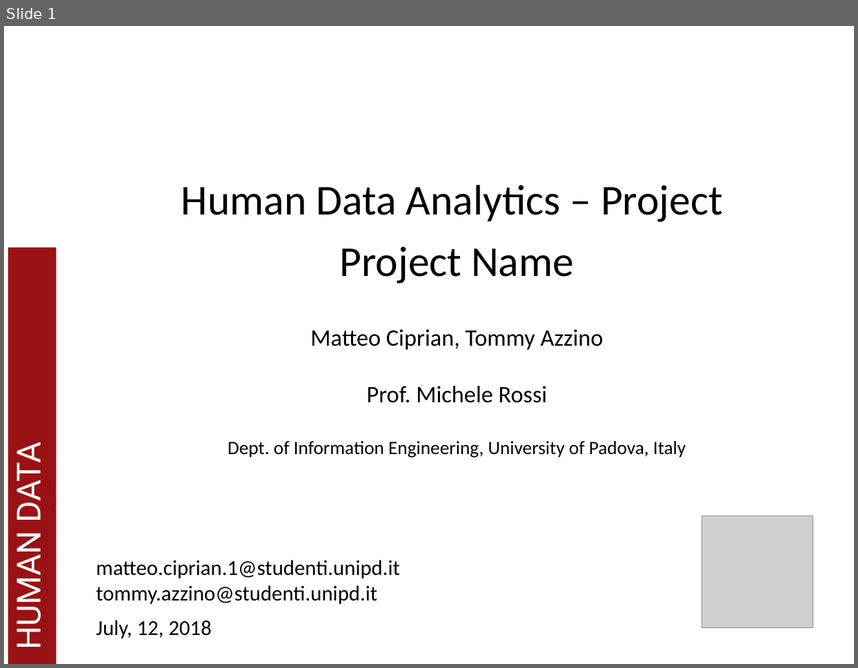
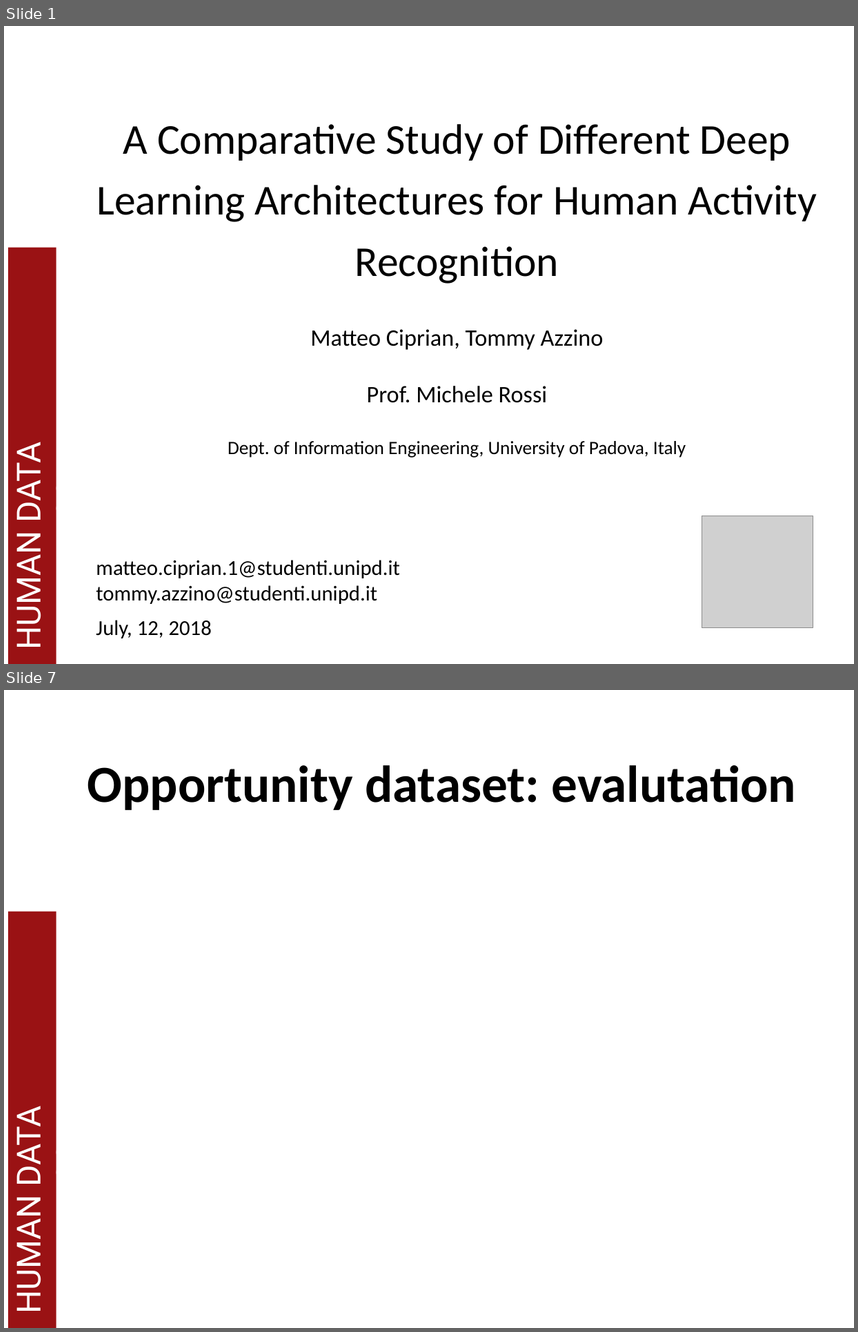
Before and after one commit to MatCip/HDA_project, a slide deck: slides_hda_project.pptx. Shown one above the other, each under a label of ours: slide 1 before the commit, slides 1 and 7 after it; the slides between them are not shown. The pictures are 858x668 and 858x1332 pixels, drawn with LibreOffice and Linux fonts; fonts in the diff are those of the drawing; grey boxes stand for pictures; background and template pictures are left out. Boxes give left, top, right and bottom in pixels: in the first picture for what was removed or moved away, otherwise in the second. Text is boxed around its words. In the diff, an @@ line names an element or a change of style, - is before the commit and + after.

```diff
--- a/slides_hda_project.pptx
+++ b/slides_hda_project.pptx
@@ slide 7 added at [4, 690, 854, 1328], background #FFFFFF; not listed: 2 template elements that a slide beside it also shows @@
@@ title added at [87, 765, 797, 810], 44 pt, text #000000, bold @@
+Opportunity dataset: evalutation
@@ slide 1 changed as well @@
@@ title at [96, 124, 817, 283]: text changed @@
-Human Data Analytics – Project
-Project Name
+A Comparative Study of Different Deep Learning Architectures for Human Activity Recognition
```
Also in this commit, not shown: 2 other slides changed, 14 other slides added, 12 slides removed, 2 other files.
